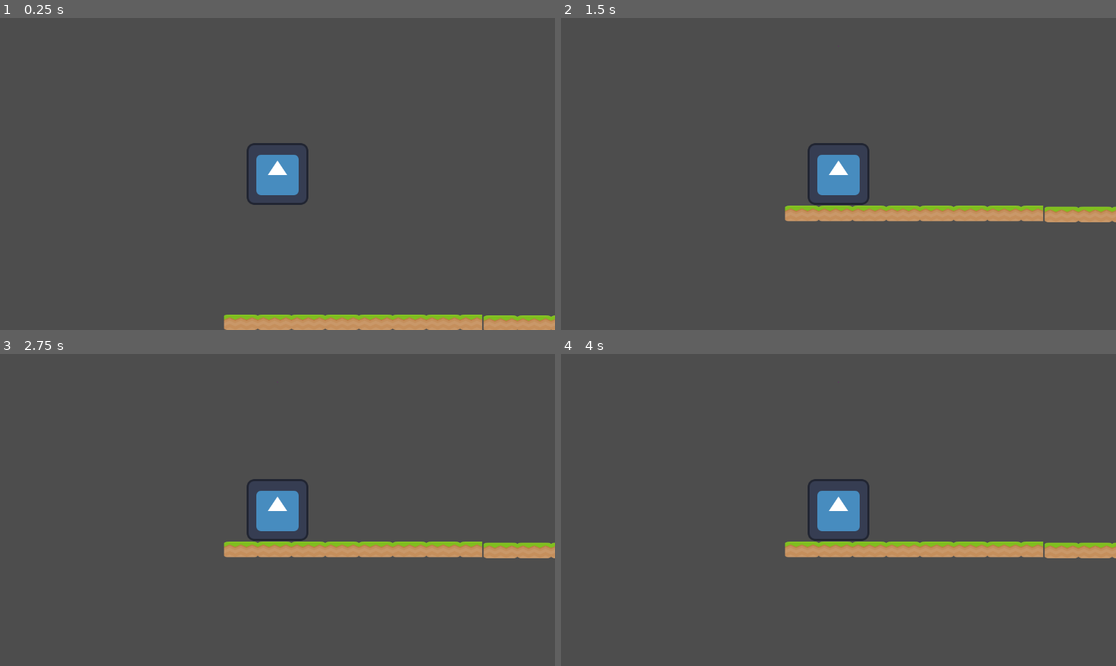
Above: before the commit, frames 1-4 (two rows, left to right).
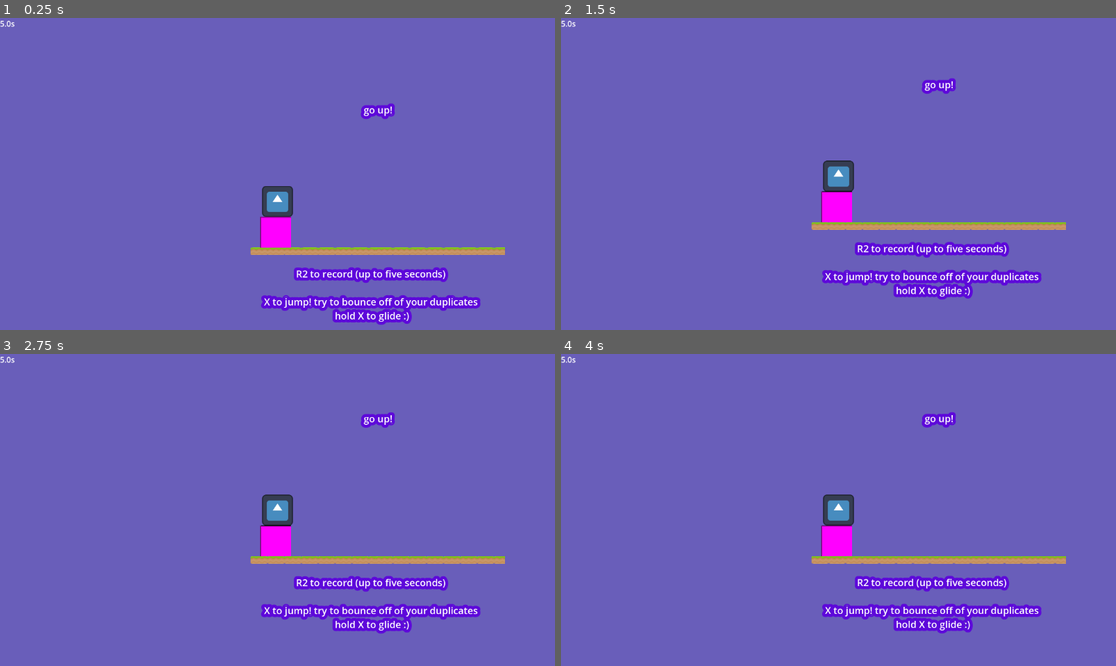
Above: after the commit, the same moments.

Repository: connor-lepre/cheapumbrella
Game: Godot game, scene res://Sandbox.tscn
Same seed, same stepped clock (60 frames per second), same inputs: the game is played once before the commit and once after it. The engine's default icon, where the game draws it, is replaced by a stand-in: a white triangle on a blue panel in a dark square.
Inputs:
- Up to frame 1 (0.25 s): no input
- Up to frame 2 (1.5 s): no input
- Up to frame 3 (2.75 s): no input
- Up to frame 4 (4 s): tap Enter at 3.5 s

The runs differ from the first frame. In frame 1, 100% of the frame differs, in the area x 0-100%, y 0-100%; in frame 2, 100%; in frame 3, 100%; in frame 4, 100%.

Commit message:
gameplay_update
Added some instructions, physics

Diff:
--- a/cheap_umbrella/Sandbox.tscn
+++ b/cheap_umbrella/Sandbox.tscn
@@ -1,8 +1,18 @@
-[gd_scene load_steps=4 format=3 uid="uid://1i67iv3g6apn"]
+[gd_scene load_steps=8 format=3 uid="uid://1i67iv3g6apn"]
 
 [ext_resource type="Script" uid="uid://bubxavdqdvncd" path="res://scripts/sandbox.gd" id="1_jgjqi"]
 [ext_resource type="PackedScene" uid="uid://drk1vvovwjcq4" path="res://Scenes/StaticPlatform.tscn" id="2_vrv26"]
 [ext_resource type="PackedScene" uid="uid://c5ax6r60sd4lu" path="res://Scenes/SpawnPoint.tscn" id="3_ti018"]
+[ext_resource type="PackedScene" uid="uid://b6irkxtagc3ff" path="res://Scenes/CopyTimerUI.tscn.tscn" id="4_vrv26"]
+[ext_resource type="PackedScene" uid="uid://b3rxyajhry548" path="res://Scenes/crate.tscn" id="5_ti018"]
+
+[sub_resource type="SystemFont" id="SystemFont_ti018"]
+
+[sub_resource type="LabelSettings" id="LabelSettings_u6t3p"]
+font = SubResource("SystemFont_ti018")
+font_size = 40
+outline_size = 50
+outline_color = Color(0.364706, 0.0313726, 0.854902, 1)
 
 [node name="Sandbox_tscn" type="Node2D"]
 script = ExtResource("1_jgjqi")
@@ -11,9 +21,41 @@
 position = Vector2(-87, 44)
 
 [node name="StaticPlatform_tscn2" parent="." instance=ExtResource("2_vrv26")]
-position = Vector2(452, 46)
+position = Vector2(433, 44)
 
 [node name="GhostPlatforms" type="Node2D" parent="."]
 
 [node name="SpawnPoint" parent="." instance=ExtResource("3_ti018")]
 position = Vector2(-232, -304)
+
+[node name="CanvasLayer" parent="." instance=ExtResource("4_vrv26")]
+
+[node name="Node2D" parent="." instance=ExtResource("5_ti018")]
+position = Vector2(-240, -64)
+
+[node name="StaticPlatform_tscn3" parent="." instance=ExtResource("2_vrv26")]
+position = Vector2(432, -1216)
+
+[node name="Label" type="Label" parent="."]
+offset_left = -288.0
+offset_top = 110.0
+offset_right = 609.0
+offset_bottom = 281.0
+text = "R2 to record (up to five seconds)
+
+X to jump! try to bounce off of your duplicates
+hold X to glide :)"
+label_settings = SubResource("LabelSettings_u6t3p")
+horizontal_alignment = 1
+
+[node name="Label" type="Label" parent="Label"]
+offset_left = 25.0
+offset_top = -681.0
+offset_right = 922.0
+offset_bottom = -510.0
+text = "go up!"
+label_settings = SubResource("LabelSettings_u6t3p")
+horizontal_alignment = 1
+
+[node name="StaticPlatform_tscn4" parent="." instance=ExtResource("2_vrv26")]
+position = Vector2(-1176, 783)
--- /dev/null
+++ b/cheap_umbrella/Scenes/CopyTimerUI.tscn.tscn
@@ -0,0 +1,8 @@
+[gd_scene format=3 uid="uid://b6irkxtagc3ff"]
+
+[node name="CanvasLayer" type="CanvasLayer"]
+
+[node name="CopyTimerUI" type="Label" parent="."]
+offset_right = 40.0
+offset_bottom = 23.0
+text = "5.0s"
--- a/cheap_umbrella/Scenes/StaticPlatform.tscn
+++ b/cheap_umbrella/Scenes/StaticPlatform.tscn
@@ -3,12 +3,12 @@
 [ext_resource type="Texture2D" uid="uid://5vdxtsu10owk" path="res://Assets/Textures/grass.png" id="1_klj2b"]
 
 [sub_resource type="RectangleShape2D" id="RectangleShape2D_y2i1t"]
-size = Vector2(559, 34)
+size = Vector2(535, 151)
 
 [node name="StaticPlatform_tscn" type="StaticBody2D"]
 
 [node name="CollisionShape2D" type="CollisionShape2D" parent="."]
-position = Vector2(6.5, -1)
+position = Vector2(9.5, 60.5)
 shape = SubResource("RectangleShape2D_y2i1t")
 
 [node name="NinePatchRect" type="NinePatchRect" parent="."]
--- /dev/null
+++ b/cheap_umbrella/Scenes/crate.gd
@@ -0,0 +1,28 @@
+extends CharacterBody2D
+
+const GRAVITY := 1200.0
+const FRICTION := 500.0
+const MAX_PUSH := 60.0
+const PUSH_DECAY := 600.0
+
+var external_velocity := Vector2.ZERO
+var vertical_velocity := 0.0
+
+func _physics_process(delta):
+	# Gravity
+	vertical_velocity += GRAVITY * delta
+
+	# Smooth side push decay
+	external_velocity = external_velocity.move_toward(Vector2.ZERO, PUSH_DECAY * delta)
+
+	# Combine vertical and horizontal motion
+	velocity = Vector2(external_velocity.x, vertical_velocity)
+
+	# Move and update vertical velocity
+	move_and_slide()
+	if is_on_floor():
+		vertical_velocity = 0.0
+
+func add_external_velocity(push: Vector2, multiplier: float = 0.1):
+	if abs(push.x) > 0.1:
+		external_velocity.x += clamp(push.x * multiplier, -MAX_PUSH, MAX_PUSH)
--- /dev/null
+++ b/cheap_umbrella/Scenes/crate.tscn
@@ -0,0 +1,19 @@
+[gd_scene load_steps=4 format=3 uid="uid://b3rxyajhry548"]
+
+[ext_resource type="Script" uid="uid://cc1q28wjaxecm" path="res://Scenes/crate.gd" id="1_wp72f"]
+
+[sub_resource type="RectangleShape2D" id="RectangleShape2D_7brft"]
+size = Vector2(128, 128)
+
+[sub_resource type="PlaceholderTexture2D" id="PlaceholderTexture2D_7brft"]
+size = Vector2(128, 128)
+
+[node name="Node2D" type="CharacterBody2D"]
+collision_mask = 7
+script = ExtResource("1_wp72f")
+
+[node name="CollisionShape2D" type="CollisionShape2D" parent="."]
+shape = SubResource("RectangleShape2D_7brft")
+
+[node name="Sprite2D" type="Sprite2D" parent="."]
+texture = SubResource("PlaceholderTexture2D_7brft")
--- a/cheap_umbrella/Scenes/player.tscn
+++ b/cheap_umbrella/Scenes/player.tscn
@@ -7,6 +7,7 @@
 size = Vector2(128, 128)
 
 [node name="CharacterBody2D" type="CharacterBody2D"]
+collision_mask = 3
 script = ExtResource("1_v0iea")
 
 [node name="CollisionShape2D" type="CollisionShape2D" parent="."]
@@ -16,3 +17,6 @@
 texture = ExtResource("2_cvnsp")
 
 [node name="Camera2D" type="Camera2D" parent="."]
+zoom = Vector2(0.5, 0.5)
+position_smoothing_enabled = true
+position_smoothing_speed = 2.0
--- a/cheap_umbrella/project.godot
+++ b/cheap_umbrella/project.godot
@@ -37,3 +37,12 @@
 "events": [Object(InputEventJoypadMotion,"resource_local_to_scene":false,"resource_name":"","device":-1,"axis":5,"axis_value":1.0,"script":null)
 ]
 }
+reset_level={
+"deadzone": 0.2,
+"events": [Object(InputEventJoypadMotion,"resource_local_to_scene":false,"resource_name":"","device":-1,"axis":4,"axis_value":1.0,"script":null)
+]
+}
+
+[rendering]
+
+environment/defaults/default_clear_color=Color(0.412139, 0.367344, 0.728633, 1)
--- a/cheap_umbrella/scripts/ghost_platform.gd
+++ b/cheap_umbrella/scripts/ghost_platform.gd
@@ -1,9 +1,29 @@
 extends CharacterBody2D
 
+@export var push_multiplier_x := 12
+@export var push_multiplier_y := 20
 var path: Array = []
-var current_index := 0
+var frame_index := 0
 var direction := 1
 var move_speed := 200.0
+var tick := 0
+const FRAME_SPEED := 1
+const PHYSICS_FPS := 60.0
+
+var previous_position := Vector2.ZERO
+var estimated_velocity := Vector2.ZERO
+
+var raw_push_force = Vector2(
+	estimated_velocity.x * push_multiplier_x,
+	estimated_velocity.y * push_multiplier_y
+)
+
+# Cap upward push (positive Y) more than horizontal
+var push_force = Vector2(
+	raw_push_force.x,
+	clamp(raw_push_force.y, -100, 50)  # Limit upward force especially
+)
+
 
 func set_path(p: Array):
 	if p.size() < 2:
@@ -11,21 +31,48 @@
 		return
 	path = p.duplicate()
 	global_position = path[0]
+	previous_position = path[0]
 
 func _physics_process(delta):
 	if path.size() < 2:
 		return
 
-	var target = path[current_index]
-	var move_vec = (target - global_position).normalized() * move_speed
-	velocity = move_vec
-	move_and_slide()
+	tick += 1
+	if tick < FRAME_SPEED:
+		return
+	tick = 0
 
-	if global_position.distance_to(target) < 2.0:
-		current_index += direction
-		if current_index >= path.size():
-			current_index = path.size() - 1
-			direction = -1
-		elif current_index < 0:
-			current_index = 0
-			direction = 1
+	# Estimate velocity
+	estimated_velocity = (path[frame_index] - previous_position) * PHYSICS_FPS
+	previous_position = global_position
+
+	global_position = path[frame_index]
+	push_objects()
+
+	frame_index += direction
+	if frame_index >= path.size():
+		frame_index = path.size() - 2
+		direction = -1
+	elif frame_index < 0:
+		frame_index = 1
+		direction = 1
+
+func push_objects():
+	for i in range(get_slide_collision_count()):
+		var collision = get_slide_collision(i)
+		var collider = collision.get_collider()
+		var normal = collision.get_normal()
+
+		if collider and collider.has_method("add_external_velocity"):
+			var raw_push_force = Vector2(
+				estimated_velocity.x * push_multiplier_x,
+				estimated_velocity.y * push_multiplier_y
+			)
+
+			var push_force = Vector2(
+				raw_push_force.x,
+				clamp(raw_push_force.y, -40, 20)
+			)
+
+			if abs(normal.x) > 0.7 or abs(normal.y) > 0.7:
+				collider.add_external_velocity(push_force)
--- a/cheap_umbrella/scripts/player.gd
+++ b/cheap_umbrella/scripts/player.gd
@@ -1,19 +1,24 @@
 extends CharacterBody2D
 
-const SPEED := 200.0
-const JUMP_VELOCITY := -800.0
-const GRAVITY := 1200.0
+const SPEED := 400.0
+const JUMP_VELOCITY := -1500.0
+const GRAVITY := 5000
 const GLIDE_GRAVITY := 200.0
 const RECORD_THRESHOLD := 0.5
 const SKIP_TIME_AT_START := 2
-const MAX_TOTAL_RECORD_TIME := 5.0  # Total allowed recording time in seconds
+const MAX_TOTAL_RECORD_TIME := 5.0
+const RESET_HOLD_TIME := 2.0
 
+var reset_hold_timer := 0.0
 var spawn_point: Vector2
 var is_gliding := false
 var is_recording := false
 var recording := []
-var total_recorded_time := 0.0
-var physics_fps := 60.0  # default fallback
+var physics_fps := 60.0
+var total_recorded_time: float = 0.0
+var time_left := MAX_TOTAL_RECORD_TIME
+var timer_ui: Node = null
+var can_record := true
 
 func _ready():
 	print("Player ready")
@@ -21,17 +26,41 @@
 	recording.clear()
 	total_recorded_time = 0.0
 	physics_fps = Engine.get_physics_ticks_per_second()
+
 	var start_node = get_tree().get_current_scene().get_node_or_null("SpawnPoint")
 	if start_node:
 		spawn_point = start_node.global_position
 	else:
 		print("⚠️ SpawnPoint not found in scene!")
 
+	timer_ui = get_tree().get_current_scene().get_node_or_null("CanvasLayer/CopyTimerUI")
+	update_timer_ui()
 
 func _physics_process(delta):
+	# Block downward push-through when on floor
+	if is_on_floor() and velocity.y > 0:
+		velocity.y = 0
+
 	handle_input(delta)
 	handle_recording()
 	move_and_slide()
+	handle_reset_hold(delta)
+
+	for i in range(get_slide_collision_count()):
+		var collision = get_slide_collision(i)
+		var collider = collision.get_collider()
+		var normal = collision.get_normal()
+
+		if collider and collider.has_method("add_external_velocity"):
+			# Push crates horizontally
+			if abs(normal.x) > 0.7:
+				var push_force = velocity.x * 5
+				collider.add_external_velocity(Vector2(push_force, 0))
+
+		# Block being shoved through ground
+		if normal.y < -0.7 and velocity.y > 0:
+			velocity.y = 0
+			global_position.y -= 4
 
 func handle_input(delta):
 	var direction = Input.get_action_strength("move_right") - Input.get_action_strength("move_left")
@@ -44,6 +73,9 @@
 	velocity.y += (GLIDE_GRAVITY if is_gliding else GRAVITY) * delta
 
 func handle_recording():
+	if not can_record:
+		return
+
 	var strength = Input.get_action_strength("record")
 
 	if strength > RECORD_THRESHOLD and not is_recording:
@@ -58,29 +90,25 @@
 		spawn_ghost()
 		reset_player_position_after_recording()
 
-
-
 	if is_recording:
 		recording.append(global_position)
-		total_recorded_time += 1.0 / physics_fps
+		var delta_time = 1.0 / physics_fps
+		total_recorded_time += delta_time
+		time_left -= delta_time
+		update_timer_ui()
 
-		if total_recorded_time >= MAX_TOTAL_RECORD_TIME:
+		if time_left <= 0.0:
+			time_left = 0.0
+			can_record = false
 			is_recording = false
 			print("⏱ Recording ended (time limit reached)")
 			spawn_ghost()
 			reset_player_position_after_recording()
 
 func reset_player_position_after_recording():
-	if recording.size() == 0:
-		return
-
-	var origin: Vector2 = recording[0]
-
-	# Optional: bump the player slightly upward to avoid ghost collision
-	origin.y -= 2.0  # Adjust if needed
+	var skip_frames := int(SKIP_TIME_AT_START * physics_fps)
+	var safe_index = clamp(skip_frames, 0, recording.size() - 1)
 	global_position = spawn_point
-
-	print("Resetting to spawn:", global_position)
 
 func spawn_ghost():
 	if recording.size() < 2:
@@ -88,7 +116,6 @@
 		return
 
 	print("📦 Spawning ghost with", recording.size(), "points.")
-
 	var ghost_scene = preload("res://Scenes/GhostPlatforms.tscn")
 	var ghost = ghost_scene.instantiate()
 	ghost.set_path(recording)
@@ -102,3 +129,22 @@
 		print("✅ Ghost added to GhostPlatforms.")
 	else:
 		print("❌ GhostPlatforms node not found in scene root.")
+
+func update_timer_ui():
+	if timer_ui == null:
+		return
+	var display_time = max(0, floor(time_left * 10) / 10.0)
+	timer_ui.text = str(display_time) + "s"
+
+func handle_reset_hold(delta):
+	if Input.is_action_pressed("reset_level"):
+		reset_hold_timer += delta
+		if reset_hold_timer >= RESET_HOLD_TIME:
+			print("🔁 Reset triggered")
+			reset_hold_timer = 0.0
+			reload_scene()
+	else:
+		reset_hold_timer = 0.0
+
+func reload_scene():
+	get_tree().reload_current_scene()
Not shown, added: cheap_umbrella/Scenes/crate.gd.uid
